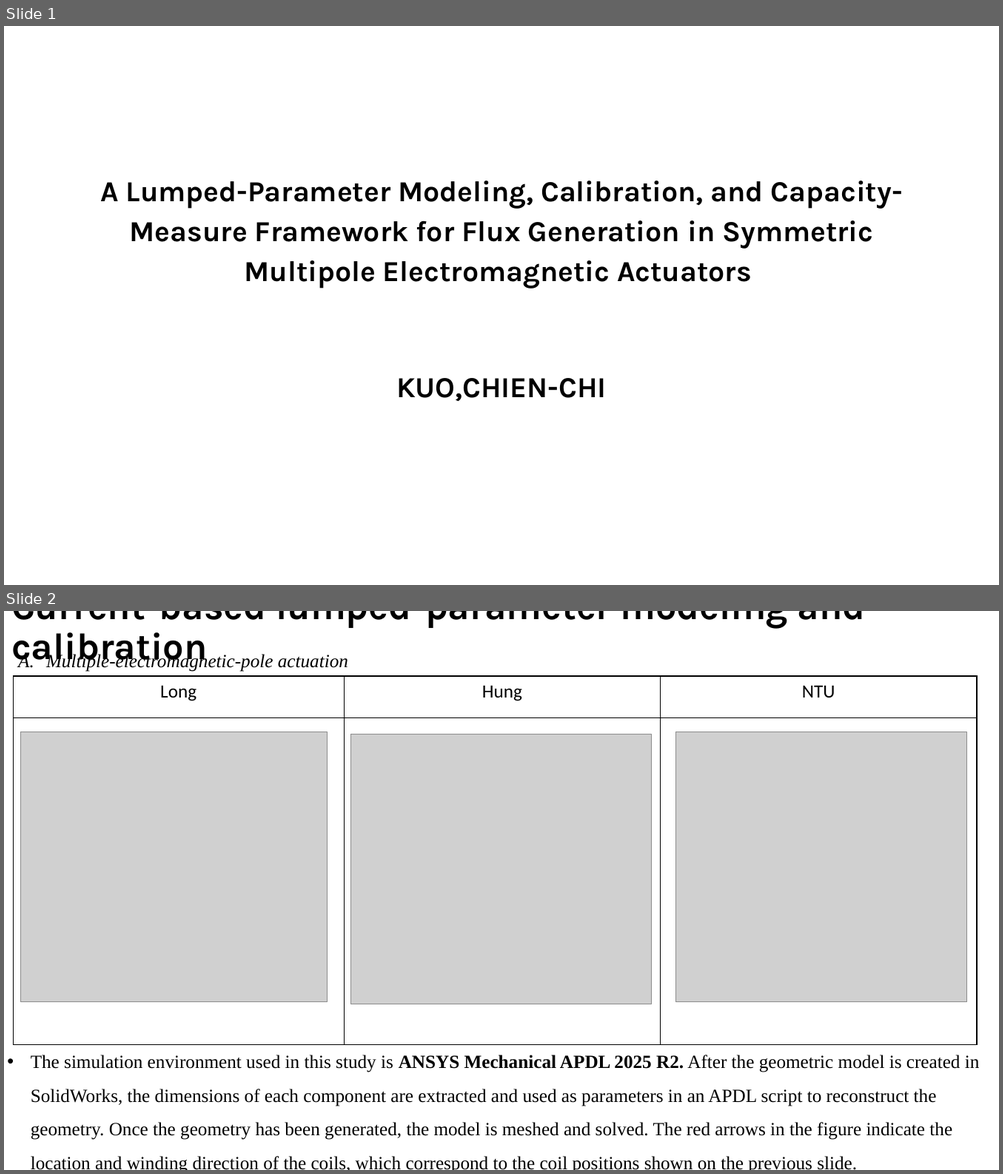
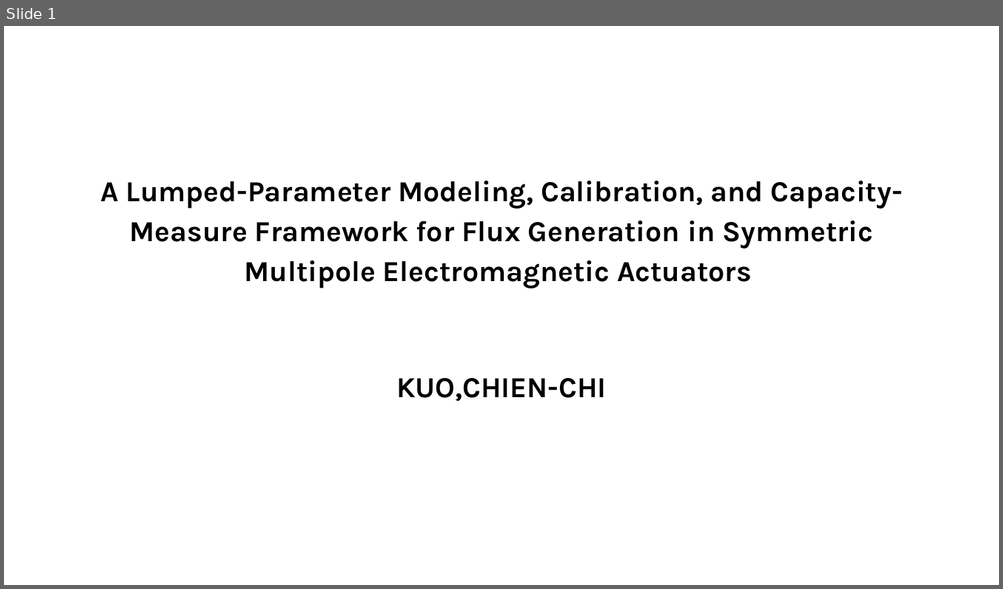
Before and after one commit to sss0933777958-afk/FEM_sim, a slide deck: magnetic_sim/ANSYS/main/figures/Paper_fig_V3.pptx. Shown one above the other, each under a label of ours: slides 1 and 2 before the commit, slide 1 after it. The pictures are 1003x1174 and 1003x589 pixels, drawn with LibreOffice and Linux fonts; fonts in the diff are those of the drawing; grey boxes stand for pictures. Boxes give left, top, right and bottom in pixels: in the first picture for what was removed or moved away, otherwise in the second. Text is boxed around its words. In the diff, an @@ line names an element or a change of style, - is before the commit and + after.

```diff
--- a/magnetic_sim/ANSYS/main/figures/Paper_fig_V3.pptx
+++ b/magnetic_sim/ANSYS/main/figures/Paper_fig_V3.pptx
@@ slide 2 removed at [4,611,999,1170], background #FFFFFF @@
@@ title removed at [11,611,865,669] @@
-Current-based lumped-parameter modeling and calibration
@@ text removed at [46,652,348,672] @@
-A. Multiple-electromagnetic-pole actuation
@@ table removed at [13,676,977,1045], 2 rows, 3 columns @@
-Long | Hung | NTU
- |  | 
@@ picture removed at [20,732,327,1002] @@
@@ picture removed at [351,734,652,1004] @@
@@ picture removed at [675,732,967,1002] @@
@@ text removed at [31,1055,979,1170] @@
-• The simulation environment used in this study is ANSYS Mechanical APDL 2025 R2. After the geometric model is created in SolidWorks, the dimensions of each component are extracted and used as parameters in an APDL script to reconstruct the geometry. Once the geometry has been generated, the model is meshed and solved. The red arrows in the figure indicate the location and winding direction of the coils, which correspond to the coil positions shown on the previous slide.
```
Also in this commit, not shown: 3 slides changed, 7 other files.
